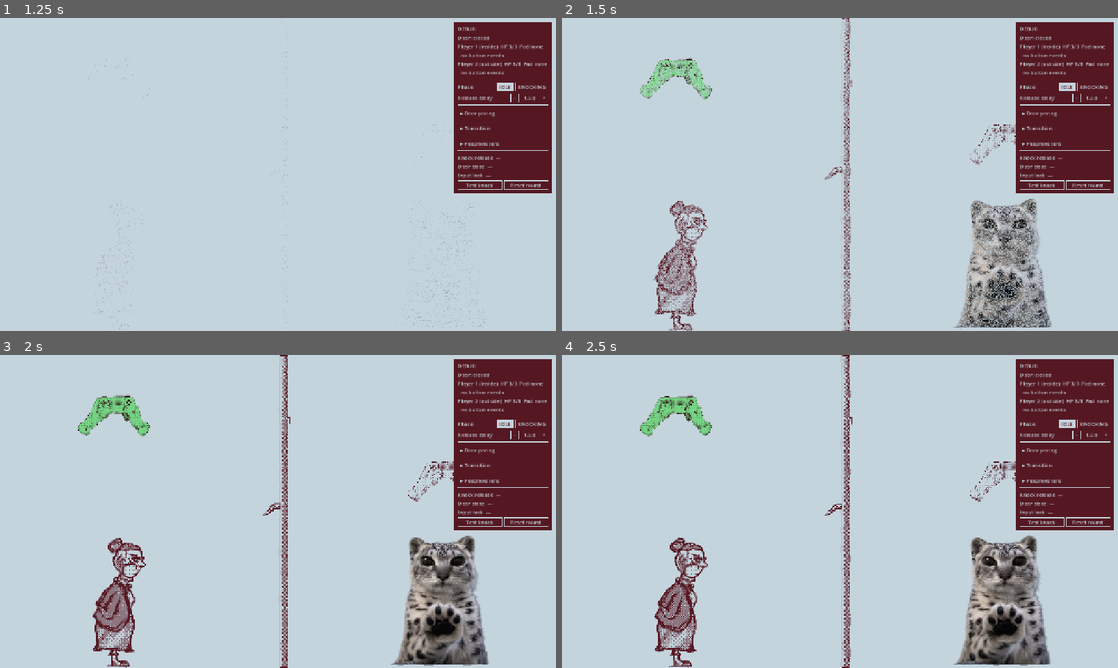
Above: before the commit, frames 1-4 (two rows, left to right).
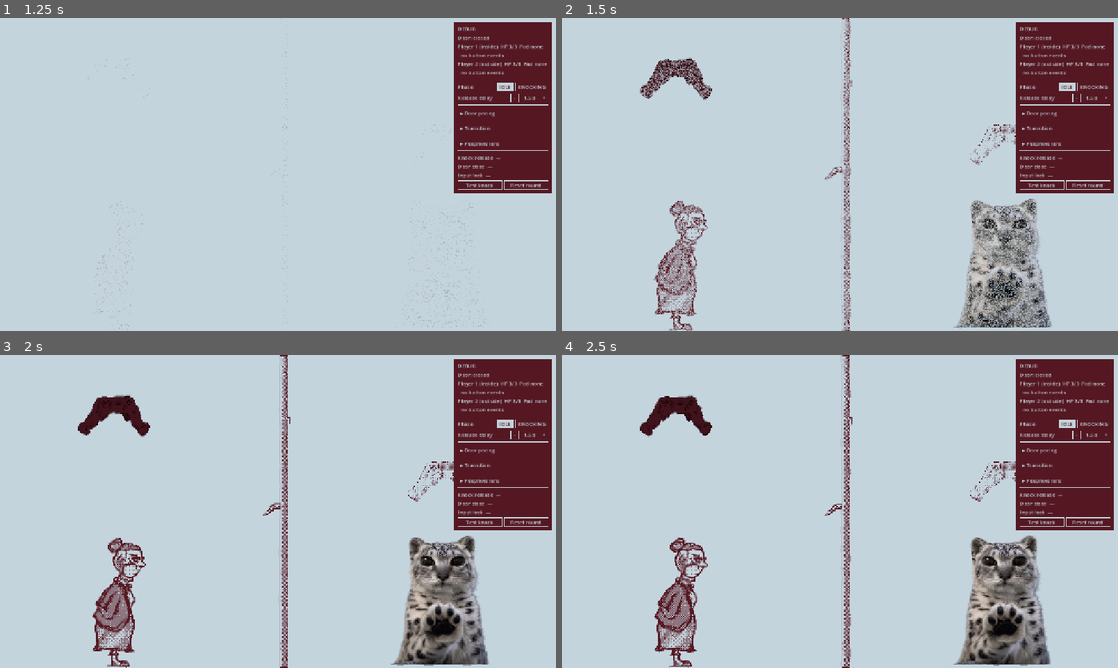
Above: after the commit, the same moments.

Repository: lvntszcs/hunjam26
Game: Godot game, scene res://scenes/main.tscn
The game is run twice, just before and just after one commit, with the same random seed, the same clock (stepped at 60 frames per second) and the same inputs.
Inputs (mouse positions are in pixels of both pictures, inside the frame that each line leads up to):
- Up to frame 1 (1.25 s): tap Enter at 0.5 s; move the mouse to (300, 196) at 0.52 s; hold D from 0.53 s (still down); tap W (approach) at 0.6 s; click (300, 196) at 0.67 s
- Up to frame 2 (1.5 s): move the mouse to (728, 190) at 1.27 s; release D at 1.28 s; hold S (step_back) from 1.28 s (still down); tap Shift (approach_doorknob) at 1.35 s
- Up to frame 3 (2 s): keep holding S (step_back)
- Up to frame 4 (2.5 s): move the mouse to (895, 442) at 2.02 s; release S (step_back) at 2.03 s; hold D from 2.03 s (still down); tap N (disguise) at 2.1 s

Frame 1 is identical in both runs. In frame 2, 0.8% of the frame differs, in the area x 14-27%, y 13-27%; in frame 3, 0.8%; in frame 4, 0.8%.

Commit message:
Character choose: locked colour #551822, rename second figure to Boy
Co-Authored-By: Claude Opus 5.5 <noreply@anthropic.com>

Diff:
--- a/scripts/character_chooser.gd
+++ b/scripts/character_chooser.gd
@@ -21,7 +21,7 @@
 ## Seconds a picture takes to slide to the next slot.
 @export var move_time := 0.12
 ## Tint of a picture while its player has locked a character.
-@export var locked_color := Color(0.6, 1.0, 0.6)
+@export var locked_color := Color("#551822")
 
 ## The three slot x positions, left to right.
 var _slots: Array[float] = []
